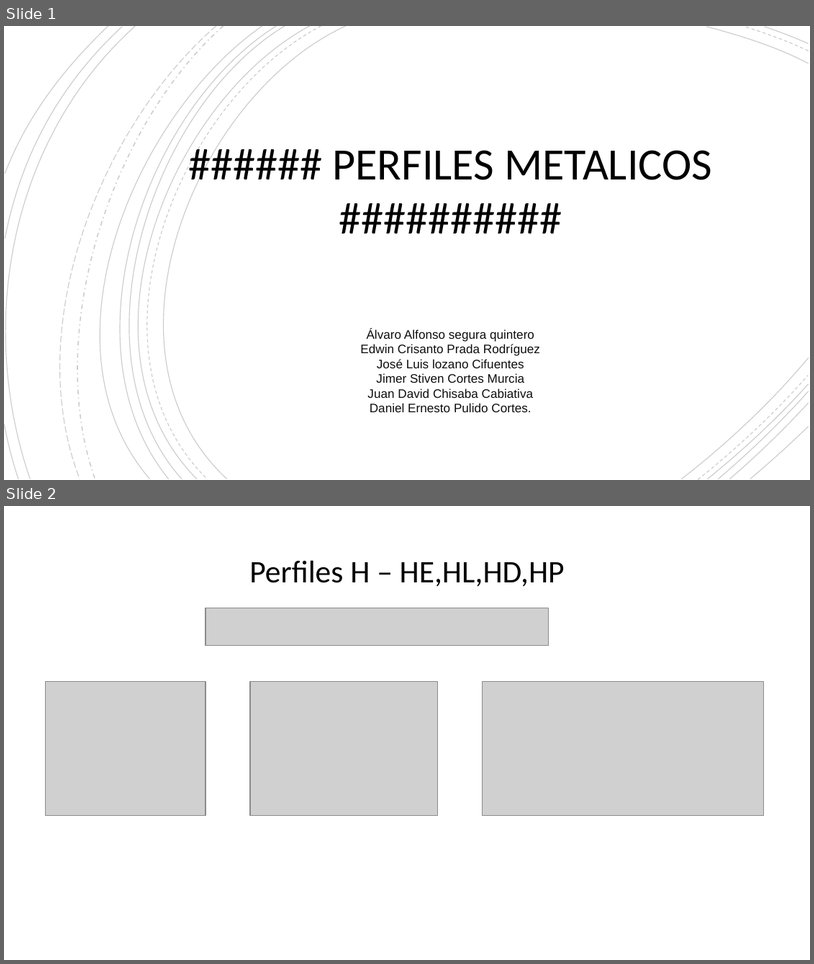
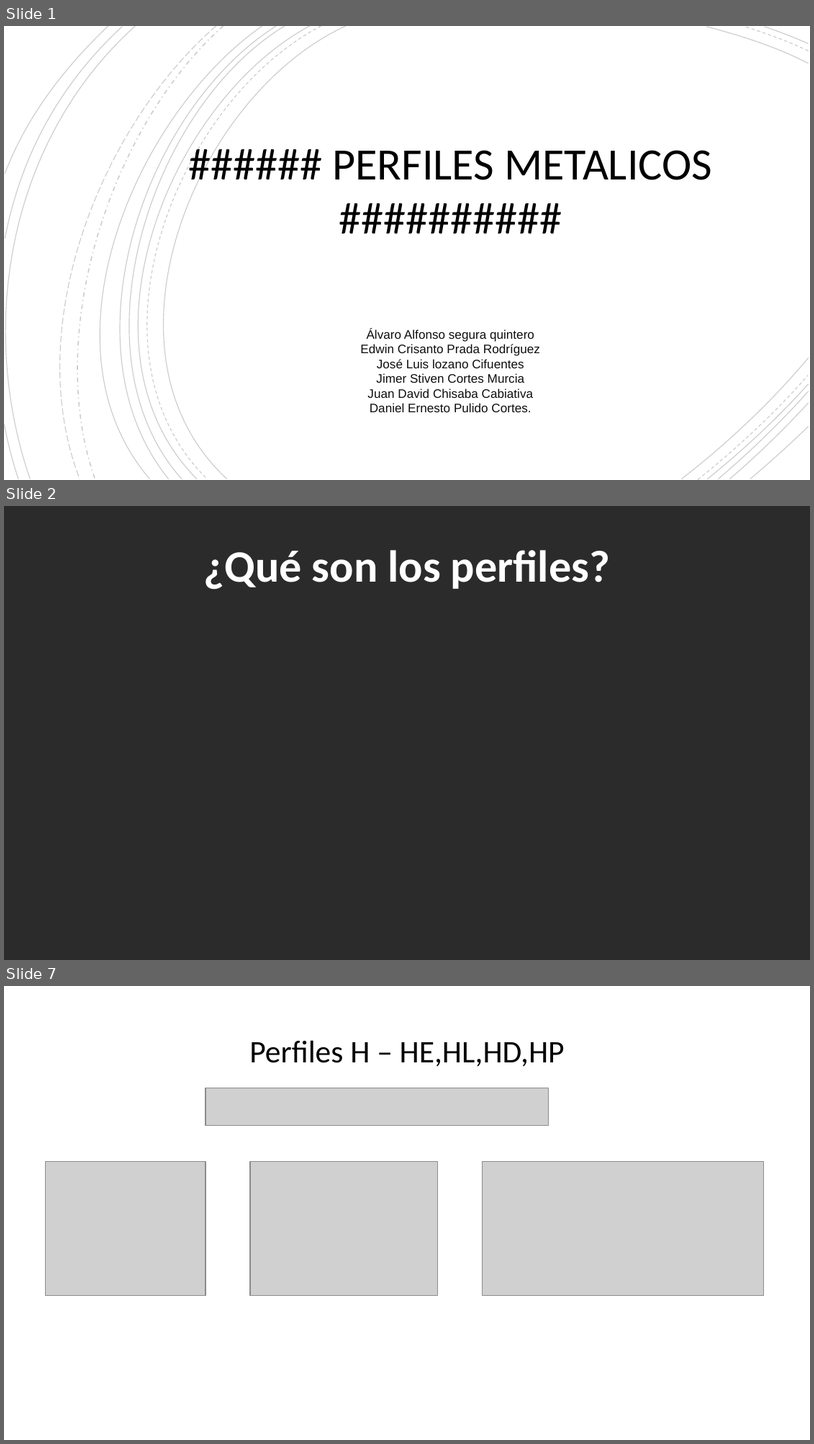
Before and after one commit to DanielPulido026/Carpinteria, a slide deck: Perfiles metalicos.pptx. Shown one above the other, each under a label of ours: slides 1 and 2 before the commit, slides 1, 2 and 7 after it; the slides between them are not shown. The pictures are 814x964 and 814x1444 pixels, drawn with LibreOffice and Linux fonts; fonts in the diff are those of the drawing; grey boxes stand for pictures; background and template pictures are left out; a plain dark background stands for a picture behind light text. Boxes give left, top, right and bottom in pixels: in the first picture for what was removed or moved away, otherwise in the second. Text is boxed around its words. In the diff, an @@ line names an element or a change of style, - is before the commit and + after.

```diff
--- a/Perfiles metalicos.pptx
+++ b/Perfiles metalicos.pptx
@@ slide 2 added at <box>4,506,810,960</box>, background picture (left out) @@
@@ text added at <box>204,550,610,589</box>, 40 pt, text #FFFFFF, bold @@
+¿Qué son los perfiles?
@@ what was slide 2 is now slide 7 @@
```
Also in this commit, not shown: 10 other slides added, 1 slide removed.
